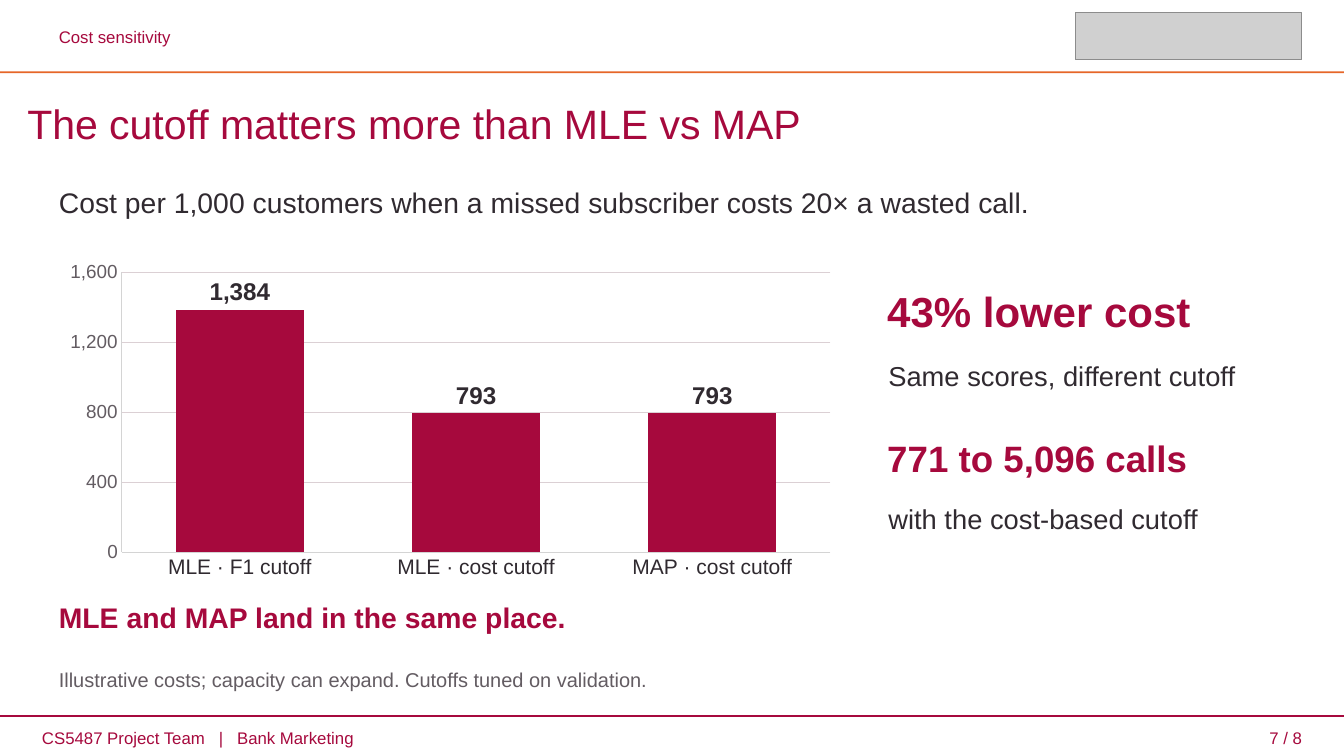
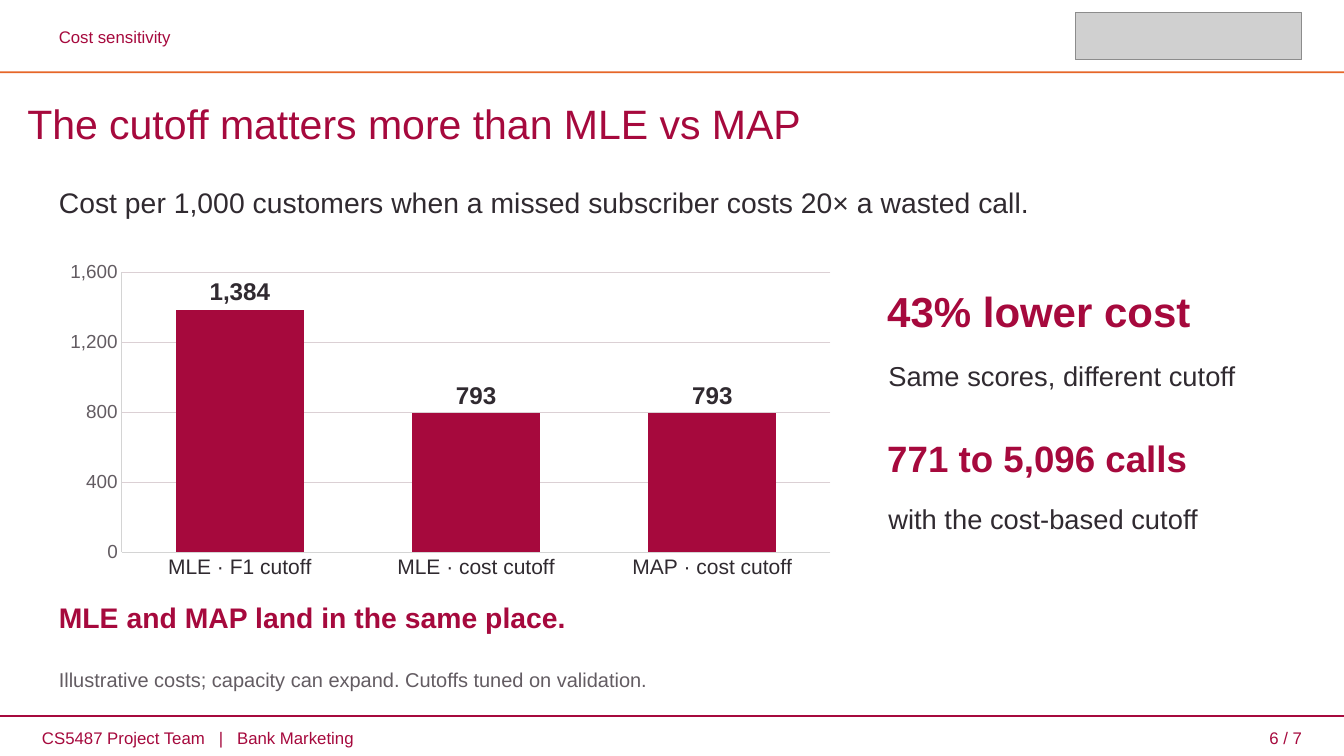
Before and after one commit to wzhnbsixsixsix/CS5487, a slide deck: slide 6 of 5487-PPT/CS5487_Bank_Marketing_ABCD_Final_Polished.pptx (slide 7 before the commit). Drawn at 1344x756 pixels with LibreOffice and Linux fonts; fonts in the diff are those of the drawing; grey boxes stand for pictures. Boxes give left, top, right and bottom in pixels: in the first picture for what was removed or moved away, otherwise in the second. Text is boxed around its words. In the diff, an @@ line names an element or a change of style, - is before the commit and + after.

```diff
--- a/5487-PPT/CS5487_Bank_Marketing_ABCD_Final_Polished.pptx
+++ b/5487-PPT/CS5487_Bank_Marketing_ABCD_Final_Polished.pptx
@@ text at [1269, 732, 1302, 744]: text changed @@
-7 / 8
+6 / 7
```
Also in this commit, not shown: 5 other slides changed, 1 slide removed, 2 other files.
